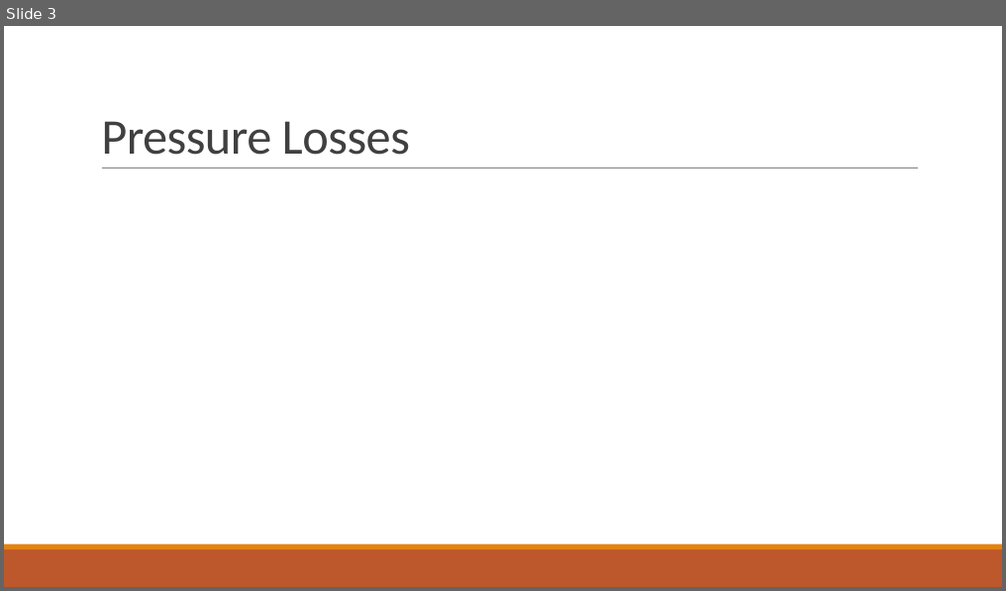
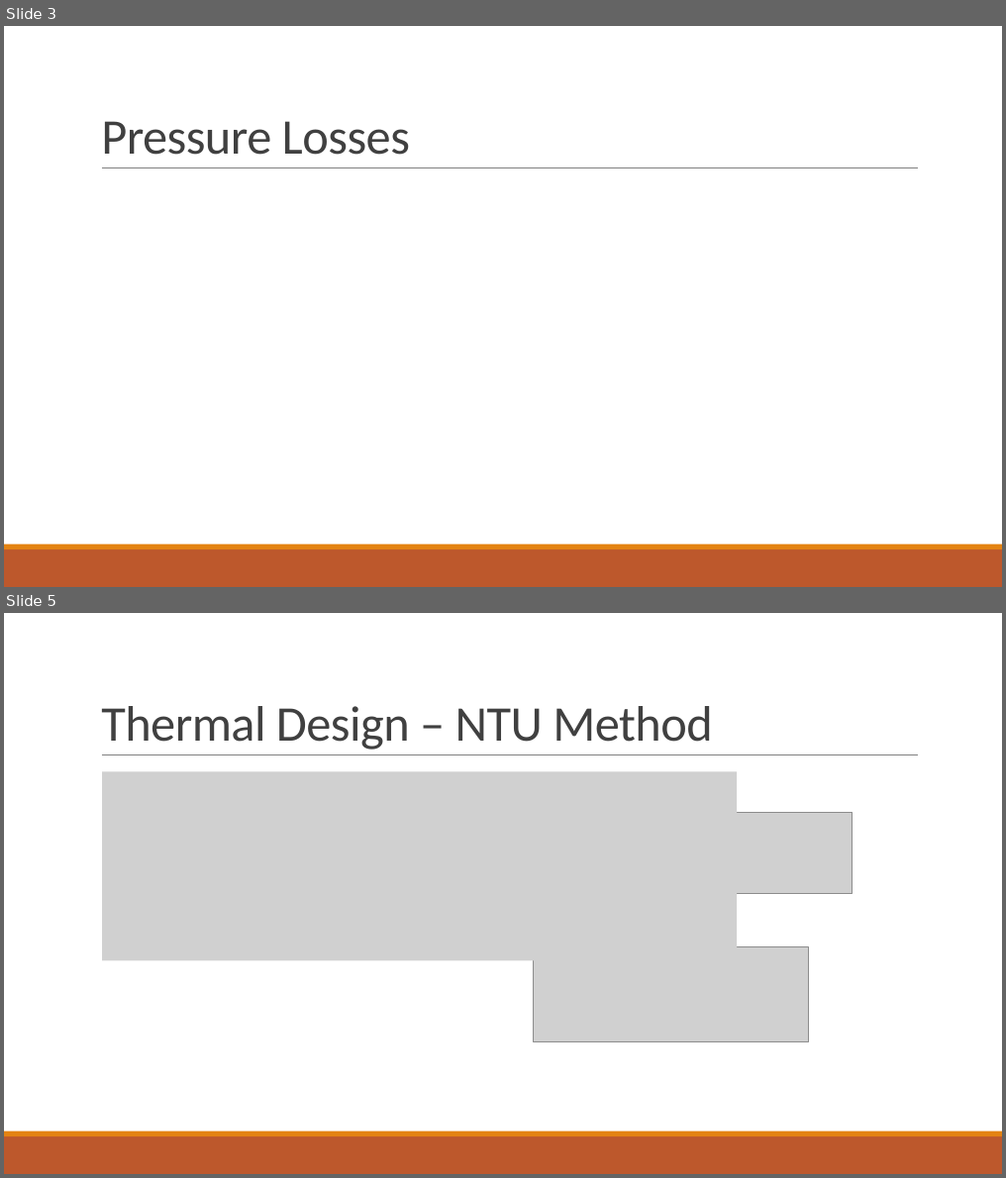
Before and after one commit to ZichuanLi0806/GA3_code, a slide deck: Presentation.pptx. Shown one above the other, each under a label of ours: slide 3 before the commit, slides 3 and 5 after it; the slides between them are not shown. The pictures are 1006x591 and 1006x1178 pixels, drawn with LibreOffice and Linux fonts; fonts in the diff are those of the drawing; grey boxes stand for pictures. Boxes give left, top, right and bottom in pixels: in the first picture for what was removed or moved away, otherwise in the second. Text is boxed around its words. In the diff, an @@ line names an element or a change of style, - is before the commit and + after.

```diff
--- a/Presentation.pptx
+++ b/Presentation.pptx
@@ slide 5 added at [4, 613, 1002, 1174], background #FFFFFF; not listed: 3 template elements that a slide beside it also shows @@
@@ title added at [101, 706, 713, 750], 48 pt, text #404040 @@
+Thermal Design – NTU Method
@@ picture added at [102, 771, 737, 960] @@
@@ picture added at [503, 812, 852, 894] @@
@@ picture added at [534, 947, 809, 1042] @@
```
Also in this commit, not shown: 1 slide changed, 1 other file.
